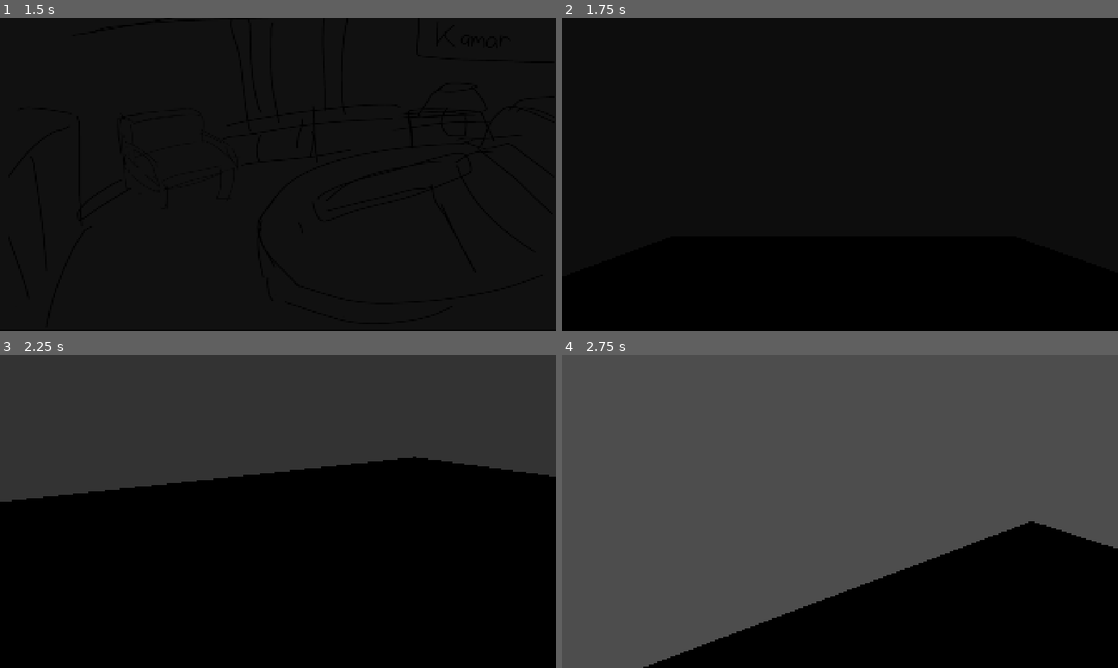
Above: before the commit, frames 1-4 (two rows, left to right).
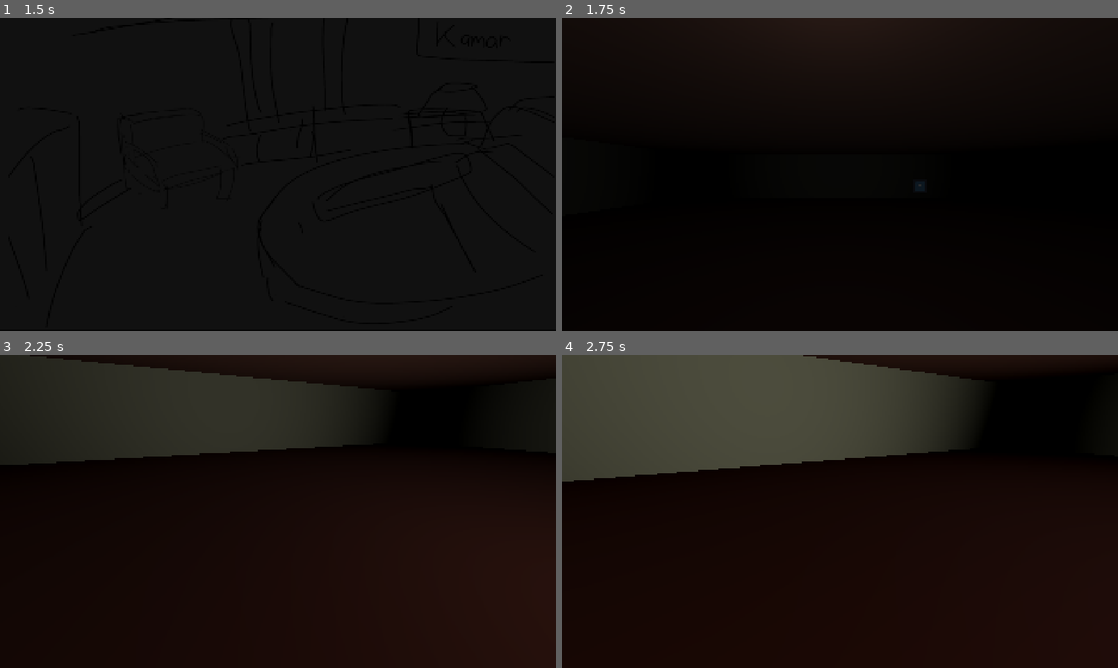
Above: after the commit, the same moments.

Repository: Ranzavia23/GameSeed-DanganronpaCatGame
Game: Godot game, scene res://Scenes/ruang_investigasi.tscn
Two runs of this game, one before a commit and one after it. Both use one fixed random seed, a clock stepped at 60 frames per second and the inputs below. This scene is started directly instead of the project's main scene. The engine's default icon, where the game draws it, is replaced by a stand-in: a white triangle on a blue panel in a dark square.
Inputs (mouse positions are in pixels of both pictures, inside the frame that each line leads up to):
- Up to frame 1 (1.5 s): tap Enter (ui_accept) at 0.5, 0.77, 0.8, 1.07, 1.35 s; move the mouse to (38, 212) at 0.52 s; press the mouse at (38, 212) at 0.53 s; hold Right (ui_right) 0.53-1.28 s; move the mouse to (450, 108) at 1.27 s; release the mouse at (450, 108) at 1.28 s; hold Down (ui_down) from 1.28 s (still down)
- Up to frame 2 (1.75 s): keep holding Down (ui_down); tap Enter (ui_accept) at 1.52 s; click (1012, 108) at 1.55 s
- Up to frame 3 (2.25 s): tap Enter (ui_accept) at 1.82 s; move the mouse to (289, 505) at 2.02 s; release Down (ui_down) at 2.03 s; press the mouse at (289, 505) at 2.03 s; hold Up (ui_up) from 2.03 s (still down)
- Up to frame 4 (2.75 s): keep holding Up (ui_up); tap Enter (ui_accept) at 2.3 s

Frame 1 is identical in both runs. In frame 2, less than 0.1% of the frame differs, in the area x 45-65%, y 0-54%; in frame 3, 53%; in frame 4, 81%, in the area x 0-100%, y 0-100%.

Commit message:
Add NPC placeholder and dialogue functionality; update environment and global settings

Diff:
--- a/Scenes/dialogue_manager.tscn
+++ b/Scenes/dialogue_manager.tscn
@@ -19,7 +19,7 @@
 offset_right = 750.0
 offset_bottom = 67.0
 theme_override_font_sizes/font_size = 34
-text = "NAME TEST DISPLAY IN THIS"
+text = "NAME DISPLAYED IN THIS"
 vertical_alignment = 1
 autowrap_mode = 3
 
--- a/Scenes/environment.tscn
+++ b/Scenes/environment.tscn
@@ -2,26 +2,66 @@
 
 [ext_resource type="PackedScene" uid="uid://be8qbmt0fe144" path="res://Scenes/player.tscn" id="1_km3fo"]
 [ext_resource type="Script" uid="uid://cu3xmxv0dpab7" path="res://Scripts/static_body_3d.gd" id="1_mfu5p"]
+[ext_resource type="PackedScene" uid="uid://oqea5prr10ug" path="res://Scenes/npc_placeholder.tscn" id="3_a65fu"]
 
-[sub_resource type="ShaderMaterial" id="ShaderMaterial_km3fo"]
+[sub_resource type="StandardMaterial3D" id="StandardMaterial3D_a65fu"]
+albedo_color = Color(0.30980393, 0.101960786, 0.02745098, 1)
+
+[sub_resource type="StandardMaterial3D" id="StandardMaterial3D_ukl56"]
+albedo_color = Color(0.9782296, 0.6300377, 0.51621264, 1)
+
+[sub_resource type="StandardMaterial3D" id="StandardMaterial3D_vpl2n"]
+albedo_color = Color(1, 1, 0.81960785, 1)
+
+[sub_resource type="ShaderMaterial" id="ShaderMaterial_vpl2n"]
 
 [sub_resource type="PhysicsMaterial" id="PhysicsMaterial_mfu5p"]
 
 [sub_resource type="BoxShape3D" id="BoxShape3D_mfu5p"]
 size = Vector3(0.16333008, 1.8596191, 1)
 
-[node name="Node3D" type="Node3D" unique_id=1152997182]
+[node name="Floor1" type="Node3D" unique_id=1152997182]
 
-[node name="CSGBox3D" type="CSGBox3D" parent="." unique_id=1014743641]
-transform = Transform3D(1, 0, 0, 0, 1, 0, 0, 0, 1, 0.09667969, 0, 0)
+[node name="Base" type="CSGBox3D" parent="." unique_id=1014743641]
+transform = Transform3D(1, 0, 0, 0, 1, 0, 0, 0, 1, 1.0279438, 0.026708985, -0.6822691)
 use_collision = true
-size = Vector3(10, 0.1, 10)
-material = SubResource("ShaderMaterial_km3fo")
+size = Vector3(20, 0.01, 20)
+material = SubResource("StandardMaterial3D_a65fu")
+
+[node name="Ceiling" type="CSGBox3D" parent="." unique_id=125942311]
+transform = Transform3D(1, 0, 0, 0, 1, 0, 0, 0, 1, 1.028, 2.5079076, -0.682)
+use_collision = true
+size = Vector3(20, 0.01, 20)
+material = SubResource("StandardMaterial3D_ukl56")
+
+[node name="SWall" type="CSGBox3D" parent="." unique_id=1249961897]
+transform = Transform3D(1, 0, 0, 0, 1, 0, 0, 0, 1, 1.2304032, 1.1922293, 9.211758)
+use_collision = true
+size = Vector3(20, 3, 0.1)
+material = SubResource("StandardMaterial3D_vpl2n")
+
+[node name="NWall" type="CSGBox3D" parent="." unique_id=712673747]
+transform = Transform3D(1, 0, 0, 0, 1, 0, 0, 0, 1, 1.2304032, 1.1922293, -10.684242)
+use_collision = true
+size = Vector3(20, 3, 0.1)
+material = SubResource("StandardMaterial3D_vpl2n")
+
+[node name="WWall" type="CSGBox3D" parent="." unique_id=256203811]
+transform = Transform3D(1, 0, 0, 0, 1, 0, 0, 0, 1, -8.779596, 1.1922293, -0.73524195)
+use_collision = true
+size = Vector3(0.1, 3, 20)
+material = SubResource("StandardMaterial3D_vpl2n")
+
+[node name="EWall" type="CSGBox3D" parent="." unique_id=854420351]
+transform = Transform3D(1, 0, 0, 0, 1, 0, 0, 0, 1, 11.120403, 1.1922293, -0.73524195)
+use_collision = true
+size = Vector3(0.1, 3, 20)
+material = SubResource("StandardMaterial3D_vpl2n")
 
 [node name="Door" type="CSGBox3D" parent="." unique_id=1856801894]
-transform = Transform3D(1, 0, 0, 0, 1, 0, 0, 0, 1, 4.9969387, 0.9984932, 0)
+transform = Transform3D(1, 0, 0, 0, 1, 0, 0, 0, 1, 4.9969387, 0.98565495, 0)
 size = Vector3(0.103637695, 1.9003296, 1)
-material = SubResource("ShaderMaterial_km3fo")
+material = SubResource("ShaderMaterial_vpl2n")
 
 [node name="StaticBody3D" type="StaticBody3D" parent="Door" unique_id=735153051]
 physics_material_override = SubResource("PhysicsMaterial_mfu5p")
@@ -32,3 +72,10 @@
 
 [node name="Player" parent="." unique_id=358859478 instance=ExtResource("1_km3fo")]
 transform = Transform3D(1, 0, 0, 0, 1, 0, 0, 0, 1, 0, 2.0333238, 0)
+
+[node name="NPC_Placeholder" parent="." unique_id=225260934 instance=ExtResource("3_a65fu")]
+transform = Transform3D(1, 0, 0, 0, 1, 0, 0, 0, 1, 2.9046178, 0.621135, -6.4774327)
+
+[node name="OmniLight3D" type="OmniLight3D" parent="." unique_id=1548488582]
+transform = Transform3D(1, 0, 0, 0, 1, 0, 0, 0, 1, 0, 1.8948627, 0)
+omni_range = 12.891
--- /dev/null
+++ b/Scenes/npc_placeholder.tscn
@@ -0,0 +1,19 @@
+[gd_scene format=3 uid="uid://oqea5prr10ug"]
+
+[ext_resource type="Script" uid="uid://dureqriobs35w" path="res://Scripts/npc_placeholder.gd" id="1_ib4d8"]
+[ext_resource type="Texture2D" uid="uid://4q335xxs2p" path="res://icon.svg" id="2_26tdj"]
+
+[sub_resource type="BoxShape3D" id="BoxShape3D_ww5xn"]
+size = Vector3(0.5, 0.5, 0.15539551)
+
+[node name="NPC_Placeholder" type="StaticBody3D" unique_id=225260934]
+script = ExtResource("1_ib4d8")
+
+[node name="CollisionShape3D" type="CollisionShape3D" parent="." unique_id=1535935479]
+transform = Transform3D(1, 0, 0, 0, 1, 0, 0, 0, 1, 0, 0.3036524, 0.018371582)
+shape = SubResource("BoxShape3D_ww5xn")
+
+[node name="Sprite3D" type="Sprite3D" parent="." unique_id=1971391179]
+transform = Transform3D(0.4, 0, 0, 0, 0.4, 0, 0, 0, 0.4, 0, 0.2860027, 0)
+billboard = 2
+texture = ExtResource("2_26tdj")
--- a/Scripts/Autoload/Global.gd
+++ b/Scripts/Autoload/Global.gd
@@ -1,5 +1,5 @@
 extends Node
-
+var is_in_3d = true
 var player_pos = Vector3.ZERO
 var player_rot = Vector3.ZERO
 var is_returning = false
--- a/Scripts/dialogue_manager.gd
+++ b/Scripts/dialogue_manager.gd
@@ -25,6 +25,7 @@
 	name_label.text = character_name
 	show_line()
 	panel.show()
+	Input.set_mouse_mode(Input.MOUSE_MODE_VISIBLE)
 
 func show_line():
 	text_label.text = dialogue_lines[current_line]
@@ -55,3 +56,5 @@
 			else:
 				is_dialogue_active = false
 				panel.hide()
+				if Global.is_in_3d:
+					Input.set_mouse_mode(Input.MOUSE_MODE_CAPTURED)
--- a/Scripts/inventory_ui.gd
+++ b/Scripts/inventory_ui.gd
@@ -15,9 +15,12 @@
 	if event.is_action_pressed("toggle_inventory"):
 		if panel_utama.visible:
 			panel_utama.hide()
+			if Global.is_in_3d:
+				Input.set_mouse_mode(Input.MOUSE_MODE_CAPTURED)
 		else:
 			update_ui()
 			panel_utama.show()
+			Input.set_mouse_mode(Input.MOUSE_MODE_VISIBLE)
 
 func update_ui():
 	for child in item_list.get_children():
--- /dev/null
+++ b/Scripts/npc_placeholder.gd
@@ -0,0 +1,11 @@
+extends StaticBody3D
+
+@export var npc_name: String = "Larry (Godot)"
+@export_multiline var dialog_lines: Array[String] = [
+	"Meong! Selamat datang di versi Alpha Rumah Nenek.",
+	"Bentukku masih logo Godot, jangan protes ya.",
+    "Silakan keliling-keliling lihat denahnya."
+]
+
+func interact():
+	DialogueManager.start_dialogue(dialog_lines, npc_name)
--- a/Scripts/player.gd
+++ b/Scripts/player.gd
@@ -10,6 +10,7 @@
 @onready var raycast = $Camera3D/RayCast3D
 
 func _ready():
+	Global.is_in_3d = true
 	Input.set_mouse_mode(Input.MOUSE_MODE_CAPTURED)
 	if Global.is_returning == true:
 		global_position = Global.player_pos
@@ -17,6 +18,12 @@
 		Global.is_returning = false
 
 func _input(event):
+	if Input.get_mouse_mode() == Input.MOUSE_MODE_VISIBLE:
+		velocity.x = move_toward(velocity.x, 0, SPEED)
+		velocity.z = move_toward(velocity.z, 0, SPEED)
+		move_and_slide()
+		return
+
 	if event is InputEventMouseMotion:
 		rotate_y(-event.relative.x * mouse_sensitivity)
 		camera.rotate_x(-event.relative.y * mouse_sensitivity)
@@ -40,13 +47,10 @@
 func _physics_process(delta):
 	if not is_on_floor():
 		velocity.y -= gravity * delta
-
 	if Input.is_action_just_pressed("ui_accept") and is_on_floor():
 		velocity.y = JUMP_VELOCITY
-
 	var input_dir = Input.get_vector("ui_left", "ui_right", "ui_up", "ui_down")
 	var direction = (transform.basis * Vector3(input_dir.x, 0, input_dir.y)).normalized()
-
 	if direction:
 		velocity.x = direction.x * SPEED
 		velocity.z = direction.z * SPEED
--- a/Scripts/ruang_investigasi.gd
+++ b/Scripts/ruang_investigasi.gd
@@ -1,4 +1,5 @@
 extends Node2D
 
 func _ready():
+	Global.is_in_3d = false
 	Input.set_mouse_mode(Input.MOUSE_MODE_VISIBLE)
Not shown, added: Scripts/npc_placeholder.gd.uid
